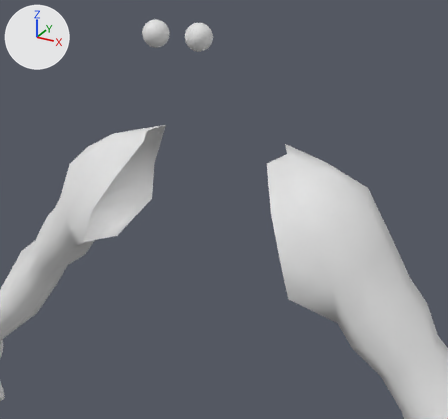
A saved change to the FBX model Assets/Models/BasePerson/Hands.fbx.
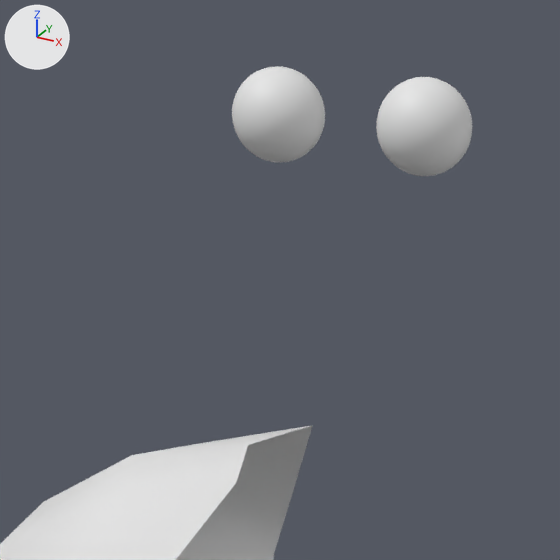
The first picture shows the older version from a 50 mm camera at (0.696, -1.075, 2.765) aimed at (0.169, -0.117, 2.286). The close-ups show the older and then the newer version on the part from 17% to 53% of the width and 0% to 39% of the height of that picture. Only the edits that show in the close-ups are written down. Every picture has the same lights, and +X, +Y and +Z are marked at upper left. Where no turn or scale is listed for an object, it has been applied to the vertices.

Names of what the first close-up shows: 'Base.002', 'Sphere'.
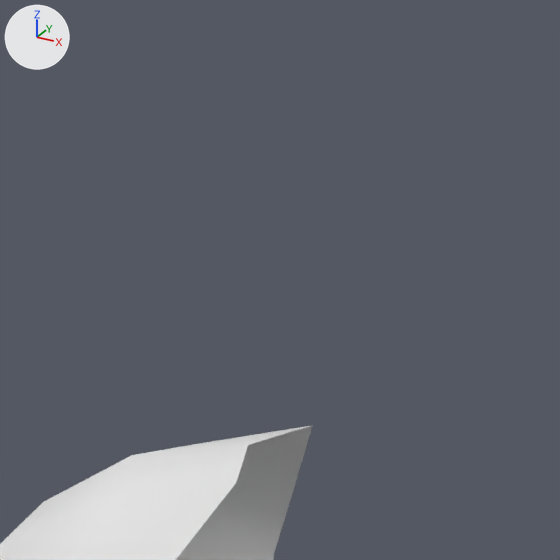
What differs and where, as boxes [x1, y1, x2, y2] in the close-ups (560 x 560 px):
'Sphere', deleted: before [232, 67, 472, 176]

Edits to the bpy script that builds the scene:
```text
Remove ob_sphere:
    ob_sphere = bpy.data.objects.new('Sphere', me_sphere)
    ob_sphere.location = (0.0258, -0.0432, 2.5922)
```
